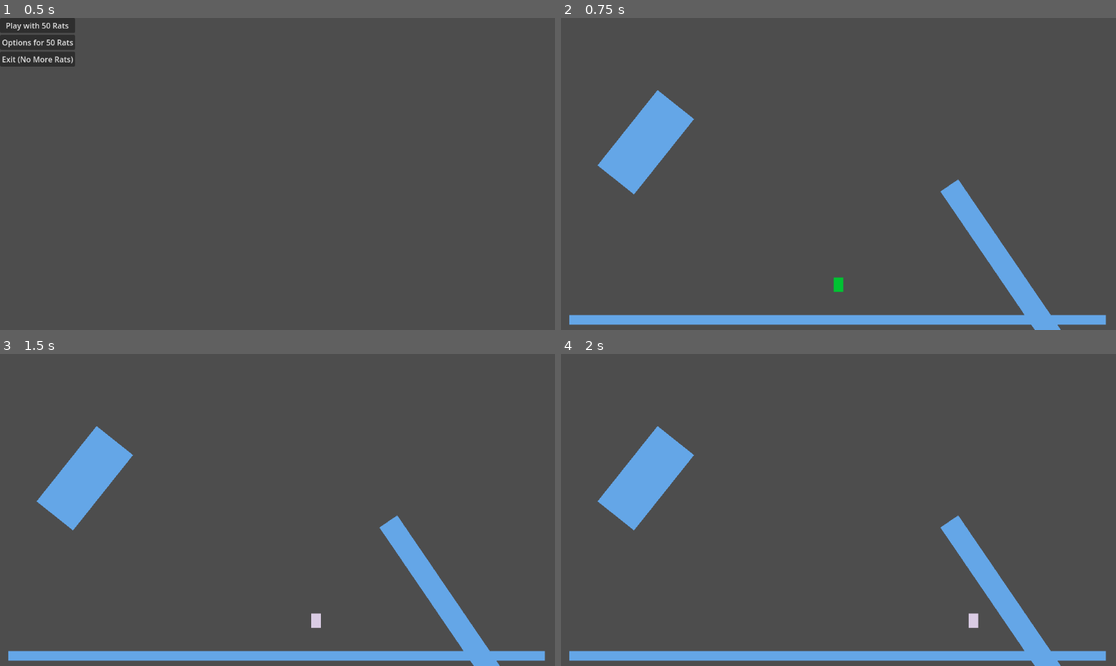
Above: before the commit, frames 1-4 (two rows, left to right).
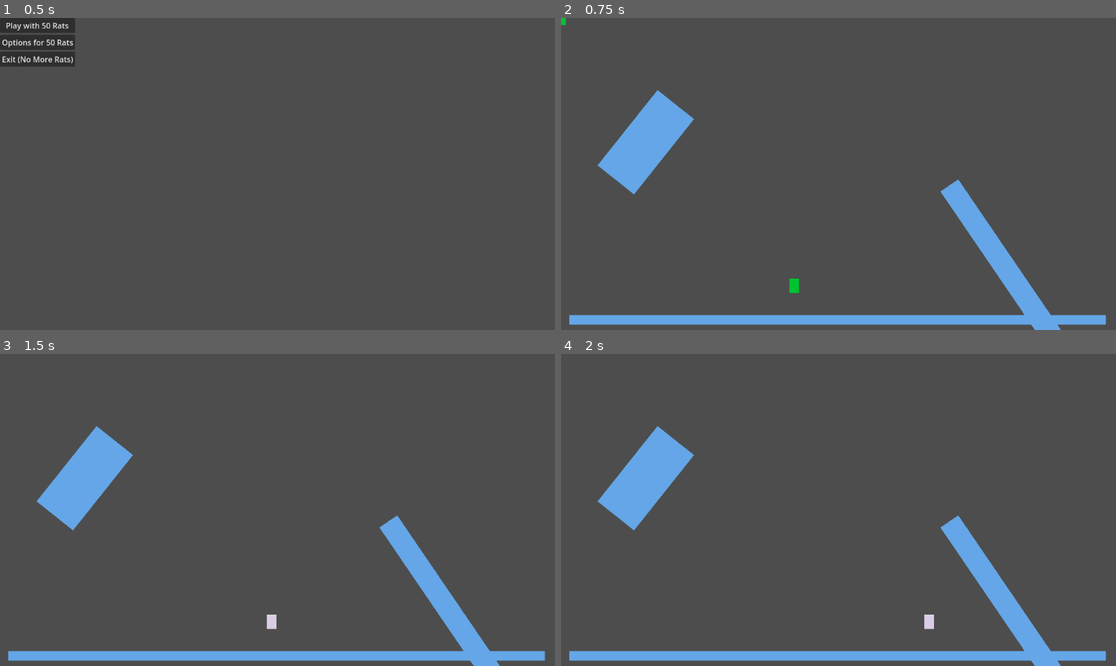
Above: after the commit, the same moments.

Repository: WellHatchedOne/sea-np-gmtk2024
Game: Godot game, scene res://mainMenu/mainmenu.tscn
The game is run twice, just before and just after one commit, with the same random seed, the same clock (stepped at 60 frames per second) and the same inputs.
Inputs:
- Up to frame 1 (0.5 s): no input
- Up to frame 2 (0.75 s): click "Play with 50 Rats" at 0.5 s
- Up to frame 3 (1.5 s): tap Enter at 1.25 s; hold D (move_right) from 1.28 s (still down); hold Space (change_color) from 1.28 s (still down)
- Up to frame 4 (2 s): keep holding D (move_right); keep holding Space (change_color)

Frame 1 is identical in both runs. In frame 2, 0.2% of the frame differs, in the area x 0-51%, y 0-89%; in frame 3, 0.2%; in frame 4, 0.2%.

Commit message:
temp damange wip

Diff:
--- /dev/null
+++ b/Davis/Attacks/Bite/biteAttack.tscn
@@ -0,0 +1,3 @@
+[gd_scene format=3 uid="uid://dsp3y1hnxm8uk"]
+
+[node name="BiteAttack" type="Node2D"]
--- /dev/null
+++ b/Davis/Entities/Bullets/bullet.gd
@@ -0,0 +1,19 @@
+extends Node
+class_name Bullet
+
+
+# Called when the node enters the scene tree for the first time.
+func _ready():
+	pass # Replace with function body.
+
+# Called every frame. 'delta' is the elapsed time since the previous frame.
+func _process(delta):
+	pass
+
+func  _on_ready():
+	var area2d = $"Area2d"
+	area2d.connect("body_entered",self._collide(area2d))
+
+func _collide(area): #area is the Area2D of the building
+	print("bullet hit something")
+	queue_free()
--- /dev/null
+++ b/Davis/Entities/Bullets/bullet.tscn
@@ -0,0 +1,25 @@
+[gd_scene load_steps=3 format=3 uid="uid://cpg2s2rfrfajd"]
+
+[ext_resource type="Script" path="res://Davis/Entities/Bullets/bullet.gd" id="1_alq3q"]
+
+[sub_resource type="RectangleShape2D" id="RectangleShape2D_1loro"]
+
+[node name="Bullet" type="RigidBody2D"]
+script = ExtResource("1_alq3q")
+
+[node name="CollisionShape2D" type="CollisionShape2D" parent="."]
+scale = Vector2(0.1, 0.1)
+shape = SubResource("RectangleShape2D_1loro")
+
+[node name="ColorRect" type="ColorRect" parent="."]
+anchors_preset = 8
+anchor_left = 0.5
+anchor_top = 0.5
+anchor_right = 0.5
+anchor_bottom = 0.5
+offset_left = -1.0
+offset_top = -1.0
+offset_right = 1.0
+offset_bottom = 1.0
+grow_horizontal = 2
+grow_vertical = 2
--- /dev/null
+++ b/Davis/Entities/Characters/meleeAttacker.gd
@@ -0,0 +1,46 @@
+extends CharacterBody2D
+
+@export var speed: float = 400
+@export var bulletSpeed: float = 50
+@export var health: int = 1
+
+var bullet_scene = preload("res://Davis/Entities/Bullets/bullet.tscn")
+
+class Bullet:
+	var position: = Vector2()
+	var speed := 1.0
+	var body := RID()
+
+func _shoot():
+	# create projectile in front
+	# give projectile velocity forwards
+	var new_bullet = bullet_scene.instance()
+	new_bullet.
+	add_child(new_bullet)
+
+
+func _input(event):
+	if event.is_action_pressed("change_color"):
+		change_color()
+		_shoot()
+
+func _physics_process(delta) -> void:
+	get_input()
+	move_and_slide()
+
+func get_input() -> void:
+	var input_direction := Input.get_vector("move_left", "move_right", "move_up", "move_down")
+	self.velocity = input_direction * speed;
+
+func change_color() -> void:
+	$ColorRect.color = Color(randf(), randf(), randf())
+
+func _damage(damageValue):
+	health = health - damageValue
+	if(health <= 0):
+		_kill()
+
+func _kill():
+	# place death particles
+	queue_free()
+	# play death sound
--- /dev/null
+++ b/Davis/Entities/Characters/meleeAttacker.tscn
@@ -0,0 +1,40 @@
+[gd_scene load_steps=3 format=3 uid="uid://dvixrwtpnd815"]
+
+[ext_resource type="Script" path="res://Davis/Entities/Characters/meleeAttacker.gd" id="1_npqy6"]
+
+[sub_resource type="RectangleShape2D" id="RectangleShape2D_8nfuk"]
+
+[node name="MeleeAttacker" type="CharacterBody2D"]
+script = ExtResource("1_npqy6")
+
+[node name="ColorRect" type="ColorRect" parent="."]
+anchors_preset = 8
+anchor_left = 0.5
+anchor_top = 0.5
+anchor_right = 0.5
+anchor_bottom = 0.5
+offset_left = -20.0
+offset_top = -20.0
+offset_right = 20.0
+offset_bottom = 20.0
+grow_horizontal = 2
+grow_vertical = 2
+
+[node name="CollisionShape2D" type="CollisionShape2D" parent="."]
+position = Vector2(2.08165e-12, 2.08165e-12)
+scale = Vector2(2, 2)
+shape = SubResource("RectangleShape2D_8nfuk")
+
+[node name="aimpoint" type="ColorRect" parent="."]
+anchors_preset = 8
+anchor_left = 0.5
+anchor_top = 0.5
+anchor_right = 0.5
+anchor_bottom = 0.5
+offset_left = -6.0
+offset_top = -20.0
+offset_right = 6.0
+offset_bottom = -8.0
+grow_horizontal = 2
+grow_vertical = 2
+color = Color(0.972549, 0, 0.160784, 1)
--- /dev/null
+++ b/Davis/Entities/Characters/test_damagable_guy.gd
@@ -0,0 +1,30 @@
+extends CharacterBody2D
+
+@export var speed: float = 400
+@export var health: int = 1
+
+func _input(event):
+	if event.is_action_pressed("change_color"):
+		change_color()
+		_damage(1)
+
+func _physics_pocess(delta) -> void:
+	get_input()
+	move_and_slide()
+
+func get_input() -> void:
+	var input_direction := Input.get_vector("move_left", "move_right", "move_up", "move_down")
+	self.velocity = input_direction * speed;
+
+func change_color() -> void:
+	$ColorRect.color = Color(randf(), randf(), randf())
+
+func _damage(damageValue):
+	health = health - damageValue
+	if(health <= 0):
+		_kill()
+
+func _kill():
+	# place death particles
+	queue_free()
+	# play death sound
--- /dev/null
+++ b/Davis/Entities/Characters/test_damagable_guy.tscn
@@ -0,0 +1,22 @@
+[gd_scene load_steps=4 format=3 uid="uid://dt4shxytxampe"]
+
+[ext_resource type="Script" path="res://Davis/Entities/Characters/test_damagable_guy.gd" id="1_s1xon"]
+[ext_resource type="Script" path="res://Davis/na/Damagable.gd" id="2_630hl"]
+
+[sub_resource type="CapsuleShape2D" id="CapsuleShape2D_jl1nl"]
+
+[node name="TestDamagableGuy" type="CharacterBody2D"]
+script = ExtResource("1_s1xon")
+
+[node name="ColorRect" type="ColorRect" parent="."]
+offset_left = -10.0
+offset_top = -15.0
+offset_right = 10.0
+offset_bottom = 15.0
+color = Color(0, 0.760141, 0.196468, 1)
+
+[node name="CollisionShape2D" type="CollisionShape2D" parent="."]
+shape = SubResource("CapsuleShape2D_jl1nl")
+
+[node name="Node2D" type="Node2D" parent="."]
+script = ExtResource("2_630hl")
--- /dev/null
+++ b/Davis/davis_main.tscn
@@ -0,0 +1,29 @@
+[gd_scene load_steps=4 format=3 uid="uid://ctqhqa88cjeey"]
+
+[ext_resource type="PackedScene" uid="uid://cffbki6irx1rr" path="res://Max/test_objects/test_floor.tscn" id="1_vjoau"]
+[ext_resource type="PackedScene" uid="uid://dt4shxytxampe" path="res://Davis/Entities/Characters/test_damagable_guy.tscn" id="2_hcegj"]
+[ext_resource type="PackedScene" uid="uid://dvixrwtpnd815" path="res://Davis/Entities/Characters/meleeAttacker.tscn" id="3_0qp6j"]
+
+[node name="DavisMain" type="Node2D"]
+
+[node name="TestFloor1" parent="." instance=ExtResource("1_vjoau")]
+position = Vector2(918, 512)
+rotation = -2.16908
+scale = Vector2(19.8737, 2.23947)
+
+[node name="TestFloor2" parent="." instance=ExtResource("1_vjoau")]
+position = Vector2(176, 258)
+rotation = 0.672128
+scale = Vector2(4.84, 10)
+
+[node name="TestFloor3" parent="." instance=ExtResource("1_vjoau")]
+position = Vector2(574, 627)
+scale = Vector2(55.72, 1)
+
+[node name="TestDamagableGuy" parent="." instance=ExtResource("2_hcegj")]
+position = Vector2(541, 432)
+
+[node name="MeleeAttacker" parent="." instance=ExtResource("3_0qp6j")]
+speed = null
+bulletSpeed = null
+health = null
--- /dev/null
+++ b/Davis/na/Damagable.gd
@@ -0,0 +1,15 @@
+extends Node
+class_name Damagable
+
+@export var health: int = 1
+
+
+func _damage(damageValue):
+	health = health - damageValue
+	if(health < 0):
+		_kill()
+
+func _kill():
+	# place death particles
+	queue_free()
+	# play death sound
--- /dev/null
+++ b/Davis/na/basicRat.tscn
@@ -0,0 +1,24 @@
+[gd_scene load_steps=2 format=3 uid="uid://dutdcbsbu0i7l"]
+
+[sub_resource type="RectangleShape2D" id="RectangleShape2D_a82fh"]
+
+[node name="BasicRat" type="RigidBody2D"]
+
+[node name="CollisionShape2D" type="CollisionShape2D" parent="."]
+position = Vector2(2.08165e-12, 2.08165e-12)
+scale = Vector2(0.15, 0.15)
+shape = SubResource("RectangleShape2D_a82fh")
+
+[node name="ColorRect" type="ColorRect" parent="."]
+anchors_preset = 8
+anchor_left = 0.5
+anchor_top = 0.5
+anchor_right = 0.5
+anchor_bottom = 0.5
+offset_left = -1.5
+offset_top = -1.5
+offset_right = 1.5
+offset_bottom = 1.5
+grow_horizontal = 2
+grow_vertical = 2
+color = Color(0.207843, 0.207843, 0.196078, 1)
--- /dev/null
+++ b/Davis/na/ratSwarm.gd
@@ -0,0 +1,25 @@
+extends CharacterBody2D
+class_name ratSwarm
+
+@export var speed: float = 400
+
+func _input(event):
+	if event.is_action_pressed("change_color"):
+		change_color()
+		add_rat()
+
+func _physics_process(delta) -> void:
+	get_input()
+	move_and_slide()
+
+func get_input() -> void:
+	var input_direction := Input.get_vector("move_left", "move_right", "move_up", "move_down")
+	self.velocity = input_direction * speed;
+
+func change_color() -> void:
+	$ColorRect.color = Color(randf(), randf(), randf())
+
+func add_rat() -> void:
+	var childRat = $basicRat.duplicate()
+	childRat.position
+	add_child(childRat)
--- a/main.tscn
+++ b/main.tscn
@@ -1,7 +1,9 @@
-[gd_scene load_steps=3 format=3 uid="uid://b83gut5er6mu8"]
+[gd_scene load_steps=5 format=3 uid="uid://b83gut5er6mu8"]
 
 [ext_resource type="PackedScene" uid="uid://cffbki6irx1rr" path="res://Max/test_objects/test_floor.tscn" id="1_okr4v"]
 [ext_resource type="PackedScene" uid="uid://dhvqt2giyunf4" path="res://Max/test_objects/test_movable_guy.tscn" id="2_n6nq3"]
+[ext_resource type="PackedScene" uid="uid://dt4shxytxampe" path="res://Davis/Entities/Characters/test_damagable_guy.tscn" id="3_fuxct"]
+[ext_resource type="Script" path="res://Davis/Entities/Characters/test_damagable_guy.gd" id="3_nt20b"]
 
 [node name="Main" type="Node2D"]
 
@@ -20,4 +22,8 @@
 scale = Vector2(55.72, 1)
 
 [node name="TestMovableGuy" parent="." instance=ExtResource("2_n6nq3")]
-position = Vector2(576, 554)
+position = Vector2(484, 556)
+speed = 400.0
+
+[node name="TestDamagableGuy" parent="." instance=ExtResource("3_fuxct")]
+script = ExtResource("3_nt20b")
